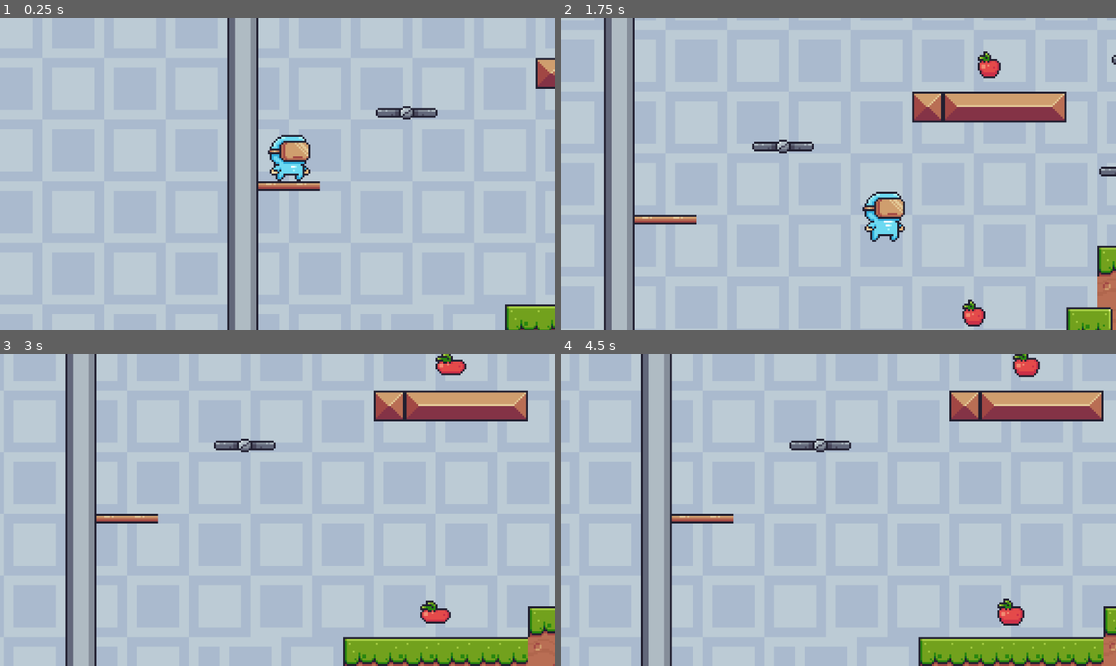
Above: before the commit, frames 1-4 (two rows, left to right).
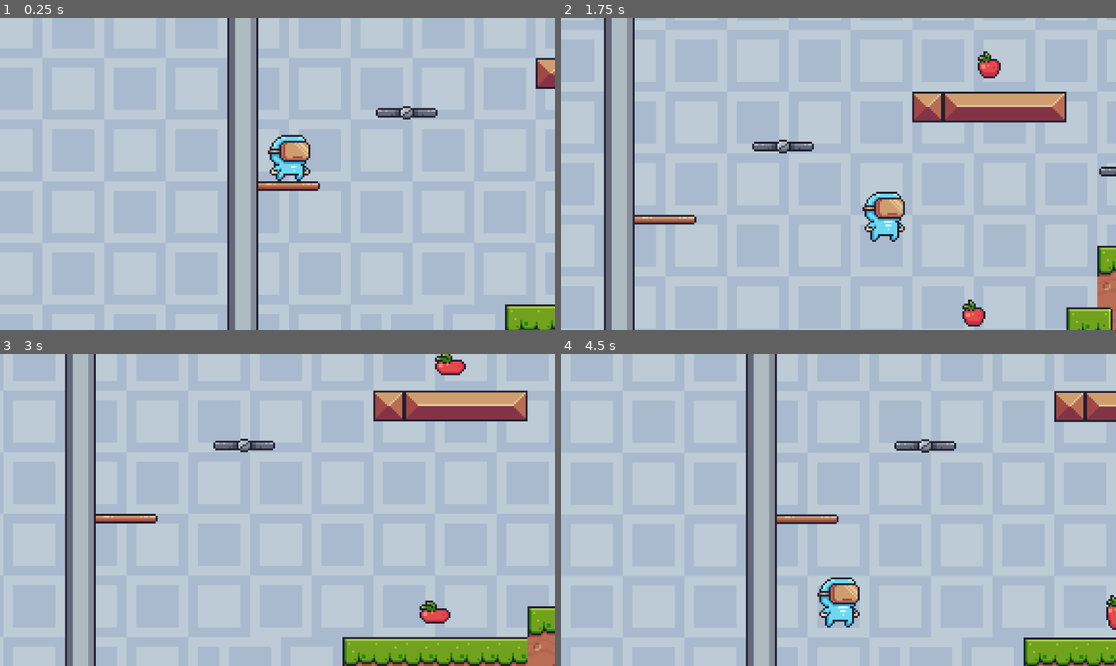
Above: after the commit, the same moments.

Repository: moaazkamel/lary-game
Game: Godot game, scene res://scenes/game.tscn
The game is run twice, just before and just after one commit, with the same random seed, the same clock (stepped at 60 frames per second) and the same inputs.
Inputs:
- Up to frame 1 (0.25 s): no input
- Up to frame 2 (1.75 s): tap Enter (ui_accept) at 0.5, 0.77, 1.52 s; hold Right (ui_right) from 0.53 s (still down); tap Alt at 0.6 s; tap Shift at 1.35 s
- Up to frame 3 (3 s): release Right (ui_right) at 2.03 s; hold Left (ui_left) 2.03-2.78 s; tap Alt at 2.1 s; hold Right (ui_right) from 2.78 s (still down); tap Shift at 2.85 s
- Up to frame 4 (4.5 s): tap Enter (ui_accept) at 3.02, 3.77 s; tap Alt at 3.6 s; release Right (ui_right) at 4.28 s; hold Left (ui_left) from 4.28 s (still down); tap Shift at 4.35 s

The runs differ from the first frame. In frame 1, less than 0.1% of the frame differs, in the area x 53-58%, y 52-56%; in frame 2, less than 0.1%; in frame 3, 1.4%; in frame 4, 14%, in the area x 14-100%, y 0-100%.

Commit message:
adding enemies and finishing working on world building

Diff:
--- a/project.godot
+++ b/project.godot
@@ -27,3 +27,5 @@
 
 textures/canvas_textures/default_texture_filter=0
 rendering_device/driver.windows="d3d12"
+renderer/rendering_method="gl_compatibility"
+renderer/rendering_method.mobile="gl_compatibility"
--- a/scenes/game.tscn
+++ b/scenes/game.tscn
@@ -7,6 +7,7 @@
 [ext_resource type="PackedScene" uid="uid://cxc6ai2wobky1" path="res://scenes/platform.tscn" id="3_lnu2h"]
 [ext_resource type="PackedScene" uid="uid://dfdtnwj71fthp" path="res://scenes/apple.tscn" id="4_lbhrr"]
 [ext_resource type="PackedScene" uid="uid://naktp61p03ko" path="res://scenes/killzone.tscn" id="5_iywne"]
+[ext_resource type="PackedScene" uid="uid://lpw1woww4qn1" path="res://scenes/head_rock.tscn" id="8_gee14"]
 
 [sub_resource type="TileSetAtlasSource" id="TileSetAtlasSource_0tnpc"]
 texture = ExtResource("1_u5sy4")
@@ -306,40 +307,41 @@
 
 [sub_resource type="WorldBoundaryShape2D" id="WorldBoundaryShape2D_p57ef"]
 
-[sub_resource type="Animation" id="Animation_lnu2h"]
-tracks/0/type = "value"
-tracks/0/imported = false
-tracks/0/enabled = true
-tracks/0/path = NodePath(".:position")
-tracks/0/interp = 1
-tracks/0/loop_wrap = true
-tracks/0/keys = {
-"times": PackedFloat32Array(),
-"transitions": PackedFloat32Array(),
-"update": 0,
-"values": []
-}
-
-[sub_resource type="Animation" id="Animation_lbhrr"]
-resource_name = "move"
+[sub_resource type="Animation" id="Animation_kvpfn"]
+length = 0.001
+tracks/0/type = "value"
+tracks/0/imported = false
+tracks/0/enabled = true
+tracks/0/path = NodePath("platforms/platform3:position")
+tracks/0/interp = 1
+tracks/0/loop_wrap = true
+tracks/0/keys = {
+"times": PackedFloat32Array(0),
+"transitions": PackedFloat32Array(1),
+"update": 0,
+"values": [Vector2(304, -77)]
+}
+
+[sub_resource type="Animation" id="Animation_dinhu"]
+resource_name = "new_animation"
 loop_mode = 2
 tracks/0/type = "value"
 tracks/0/imported = false
 tracks/0/enabled = true
-tracks/0/path = NodePath(".:position")
+tracks/0/path = NodePath("platforms/platform3:position")
 tracks/0/interp = 1
 tracks/0/loop_wrap = true
 tracks/0/keys = {
 "times": PackedFloat32Array(0, 1),
 "transitions": PackedFloat32Array(1, 1),
 "update": 0,
-"values": [Vector2(226, -65), Vector2(302, -65)]
-}
-
-[sub_resource type="AnimationLibrary" id="AnimationLibrary_iywne"]
+"values": [Vector2(304, -77), Vector2(223, -77)]
+}
+
+[sub_resource type="AnimationLibrary" id="AnimationLibrary_kvuet"]
 _data = {
-&"RESET": SubResource("Animation_lnu2h"),
-&"move": SubResource("Animation_lbhrr")
+&"RESET": SubResource("Animation_kvpfn"),
+&"new_animation": SubResource("Animation_dinhu")
 }
 
 [sub_resource type="Animation" id="Animation_iywne"]
@@ -463,7 +465,7 @@
 layer_0/name = "background "
 layer_0/tile_data = PackedInt32Array(-983004, 2, 0, -983003, 2, 0, -983002, 2, 0, -983001, 2, 0, -983000, 2, 0, -982999 …(70374 unchanged characters)…
 layer_1/name = "mid"
-layer_1/tile_data = PackedInt32Array(262174, 983041, 5, 1966 …(2529 unchanged characters)…  458753, 0, 131071, 1179649, 1, 65536, 1179649, 1, -393186, 786433, 5, 327687, 393217, …(8354 unchanged characters)…
+layer_1/tile_data = PackedInt32Array(262174, 983041, 5, 1966 …(2529 unchanged characters)…  458753, 0, 131071, 1179649, 1, 65536, 1245185, 1, -393186, 786433, 5, 327687, 393217, …(8354 unchanged characters)…
 
 [node name="Player" parent="." unique_id=1545934838 instance=ExtResource("1_uwrxv")]
 z_index = 5
@@ -526,10 +528,12 @@
 [node name="platforms" type="Node" parent="." unique_id=2109428319]
 
 [node name="platform3" parent="platforms" unique_id=88134921 instance=ExtResource("3_lnu2h")]
-
-[node name="AnimationPlayer" type="AnimationPlayer" parent="platforms/platform3" unique_id=5160878]
-libraries/ = SubResource("AnimationLibrary_iywne")
-autoplay = &"move"
+position = Vector2(304, -77)
+
+[node name="AnimationPlayer" type="AnimationPlayer" parent="platforms/platform3" unique_id=853421753]
+root_node = NodePath("../../..")
+libraries/ = SubResource("AnimationLibrary_kvuet")
+autoplay = &"new_animation"
 
 [node name="platform2" parent="platforms" unique_id=27198322 instance=ExtResource("3_lnu2h")]
 position = Vector2(241, -7)
@@ -557,3 +561,32 @@
 [node name="AnimationPlayer" type="AnimationPlayer" parent="platforms/platform6" unique_id=210896309]
 libraries/ = SubResource("AnimationLibrary_kvpfn")
 autoplay = &"move"
+
+[node name="Head rock" type="Node" parent="." unique_id=318215504]
+
+[node name="Head rock2" parent="Head rock" unique_id=547484193 instance=ExtResource("8_gee14")]
+position = Vector2(840, -8)
+
+[node name="Head rock" parent="Head rock" unique_id=2036475057 instance=ExtResource("8_gee14")]
+position = Vector2(920, 8)
+
+[node name="Head rock3" parent="Head rock" unique_id=822678710 instance=ExtResource("8_gee14")]
+position = Vector2(1001, 24)
+
+[node name="Head rock4" parent="Head rock" unique_id=853337735 instance=ExtResource("8_gee14")]
+position = Vector2(1080, 40)
+
+[node name="Head rock5" parent="Head rock" unique_id=996068927 instance=ExtResource("8_gee14")]
+position = Vector2(1159, 40)
+
+[node name="Head rock6" parent="Head rock" unique_id=726941343 instance=ExtResource("8_gee14")]
+position = Vector2(1405, 40)
+
+[node name="Head rock7" parent="Head rock" unique_id=1802786125 instance=ExtResource("8_gee14")]
+position = Vector2(1517, 40)
+
+[node name="Head rock8" parent="Head rock" unique_id=642683175 instance=ExtResource("8_gee14")]
+position = Vector2(1617, 40)
+
+[node name="Head rock9" parent="Head rock" unique_id=1221420594 instance=ExtResource("8_gee14")]
+position = Vector2(888, -104)
--- /dev/null
+++ b/scenes/head_rock.tscn
@@ -0,0 +1,57 @@
+[gd_scene format=3 uid="uid://lpw1woww4qn1"]
+
+[ext_resource type="Texture2D" uid="uid://c3pnuxdcrjmlk" path="res://assets/Traps/Rock Head/Blink (42x42).png" id="1_fryaj"]
+[ext_resource type="PackedScene" uid="uid://naktp61p03ko" path="res://scenes/killzone.tscn" id="2_hvpqs"]
+
+[sub_resource type="AtlasTexture" id="AtlasTexture_c046s"]
+atlas = ExtResource("1_fryaj")
+region = Rect2(0, 0, 42, 42)
+
+[sub_resource type="AtlasTexture" id="AtlasTexture_jeork"]
+atlas = ExtResource("1_fryaj")
+region = Rect2(42, 0, 42, 42)
+
+[sub_resource type="AtlasTexture" id="AtlasTexture_g4y24"]
+atlas = ExtResource("1_fryaj")
+region = Rect2(84, 0, 42, 42)
+
+[sub_resource type="AtlasTexture" id="AtlasTexture_805kc"]
+atlas = ExtResource("1_fryaj")
+region = Rect2(126, 0, 42, 42)
+
+[sub_resource type="SpriteFrames" id="SpriteFrames_3hepj"]
+animations = [{
+"frames": [{
+"duration": 1.0,
+"texture": SubResource("AtlasTexture_c046s")
+}, {
+"duration": 1.0,
+"texture": SubResource("AtlasTexture_jeork")
+}, {
+"duration": 1.0,
+"texture": SubResource("AtlasTexture_g4y24")
+}, {
+"duration": 1.0,
+"texture": SubResource("AtlasTexture_805kc")
+}],
+"loop": true,
+"name": &"default",
+"speed": 3.0
+}]
+
+[sub_resource type="RectangleShape2D" id="RectangleShape2D_x4qd3"]
+size = Vector2(16, 16.125)
+
+[node name="Head rock" type="Node2D" unique_id=547484193]
+
+[node name="AnimatedSprite2D" type="AnimatedSprite2D" parent="." unique_id=1895428280]
+scale = Vector2(0.52380955, 0.5238096)
+sprite_frames = SubResource("SpriteFrames_3hepj")
+autoplay = "default"
+frame_progress = 0.07088806
+
+[node name="Killzone" parent="." unique_id=2114822511 instance=ExtResource("2_hvpqs")]
+
+[node name="CollisionShape2D" type="CollisionShape2D" parent="Killzone" unique_id=2096668252]
+position = Vector2(0, -0.0625)
+shape = SubResource("RectangleShape2D_x4qd3")
--- a/scripts/killzone.gd
+++ b/scripts/killzone.gd
@@ -5,8 +5,10 @@
 
 func _on_body_entered(body: Node2D) -> void:
 	print('you died!')
-
+	Engine.time_scale = 0.5
+	body.get_node("CollisionShape2D").queue_free()
 	timer.start()
 
 func _on_timer_timeout() -> void:
+	Engine.time_scale = 1.0
 	get_tree().reload_current_scene()
Not shown, added: export_presets.cfg
